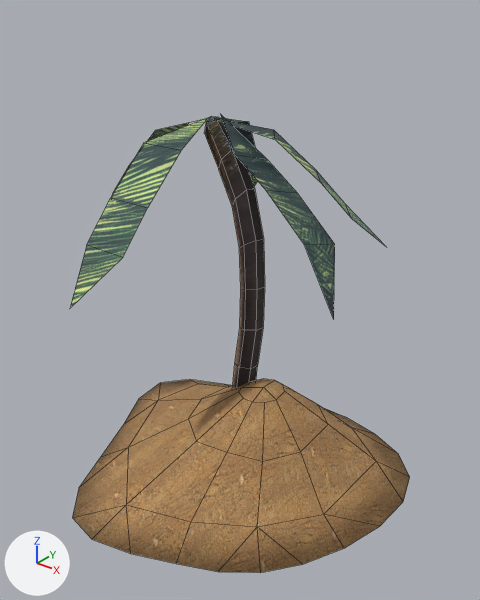
Renders of the FBX model project-hex/Assets/3D Models/DesertIsland.fbx from each side of a commit.
Camera for both pictures: a 50 mm camera at (0.718, -0.906, 0.961) aimed at (-0.032, 0.032, 0.38). Lighting does not change. The marker at lower left points along +X, +Y and +Z. Mesh edges are drawn as thin lines. Where no turn or scale is listed for an object, it has been applied to the vertices. Vertices at the same position are counted once.

Objects in the first picture: 'Desert Island', 'Palm Tree', 'Palm leaves'.
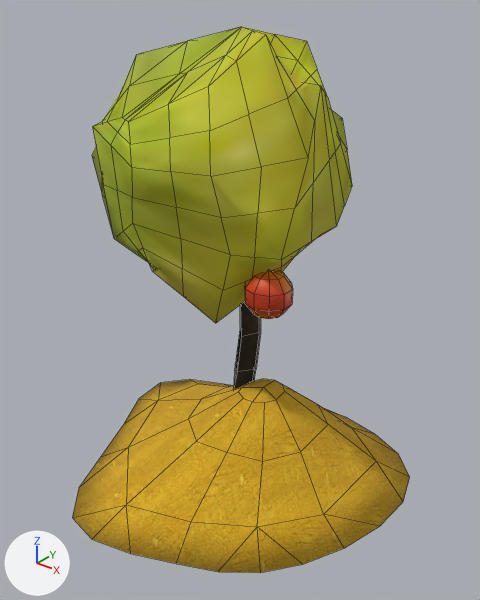
Changed parts and their boxes (x1, y1, x2, y2) in the pictures (480 x 600 px):
'Foliage', added (yellow): after (92, 27, 352, 323)
'Desert Island', surface changed (brown to yellow): (72, 379, 410, 573) in both
'Palm leaves', deleted: before (70, 115, 386, 319)
'Palm Tree', reshaped: before (204, 120, 265, 388); after (234, 301, 261, 389)
'orange', added (red): after (245, 270, 293, 319)

Edits to the bpy script that builds the scene:
```text
Add img_orange_tree__tall_png:
    img_orange_tree__tall_png = load_image('Orange tree, tall.png', '../Textures/Orange tree, tall.png', 512, 512, 'sRGB')
Add img_sand_texture__seamless__watercolour__bright_png:
    img_sand_texture__seamless__watercolour__bright_png = load_image('Sand texture, seamless, watercolour, bright.png', '../Textures/Sand texture, seamless, watercolour, bright.png', 512, 512, 'sRGB')
Add img_half_cut_orange__watercolour_and_gouache_png:
    img_half_cut_orange__watercolour_and_gouache_png = load_image('Half cut orange, watercolour and gouache.png', '../Textures/Half cut orange, watercolour and gouache.png', 512, 512, 'sRGB')
Change mat_material_002:
    mat_material_002.texture: img_sand_texture__seamless__watercolour_png -> img_sand_texture__seamless__watercolour__bright_png
Add mat_orangetree:
    mat_orangetree = principled_material('OrangeTree')
    mat_orangetree.texture = img_orange_tree__tall_png
    mat_orangetree.roughness = 1.0
Add mat_orange:
    mat_orange = principled_material('Orange')
    mat_orange.texture = img_half_cut_orange__watercolour_and_gouache_png
Change me_circle_004:
    used by ob_palm_tree; location = (-0.037, 0.049, 0.131)
    remove me_circle_004.from_pydata(...)  # 48 vertices, 43 faces; spans x -0.112..0.034, y -0.018..0.057, z 0.0..0.587
    remove me_circle_004.materials.append(mat_palm)  # picture img_tall_palm_tree__side_view_png
    add me_circle_004.from_pydata(...)  # 93 vertices, 76 faces; spans x -0.093..0.043, y -0.203..0.203, z -0.001..0.573
    me_circle_004 part 1: the whole mesh is rebuilt
    add me_circle_004.materials.append(mat_orangetree)  # picture img_orange_tree__tall_png
Add me_sphere:
    me_sphere.from_pydata(...)  # 84 vertices, 100 faces; spans x -0.075..0.32, y -0.133..0.153, z -0.051..0.079
    me_sphere.materials.append(mat_orange)  # picture img_half_cut_orange__watercolour_and_gouache_png
Add me_sphere_001:
    me_sphere_001.from_pydata(...)  # 162 vertices, 200 faces; spans x -0.273..0.241, y -0.256..0.325, z -0.255..0.225
    me_sphere_001.materials.append(mat_orangetree)  # picture img_orange_tree__tall_png
Remove ob_palm_leaves:
    ob_palm_leaves = bpy.data.objects.new('Palm leaves', me_circle_005)
    ob_palm_leaves.location = (-0.144, 0.074, 0.719)
Add ob_orange:
    ob_orange = bpy.data.objects.new('orange', me_sphere)
    ob_orange.location = (-0.168, 0.022, 0.48)
Add ob_foliage:
    ob_foliage = bpy.data.objects.new('Foliage', me_sphere_001)
    ob_foliage.location = (-0.061, 0.022, 0.662)
```
